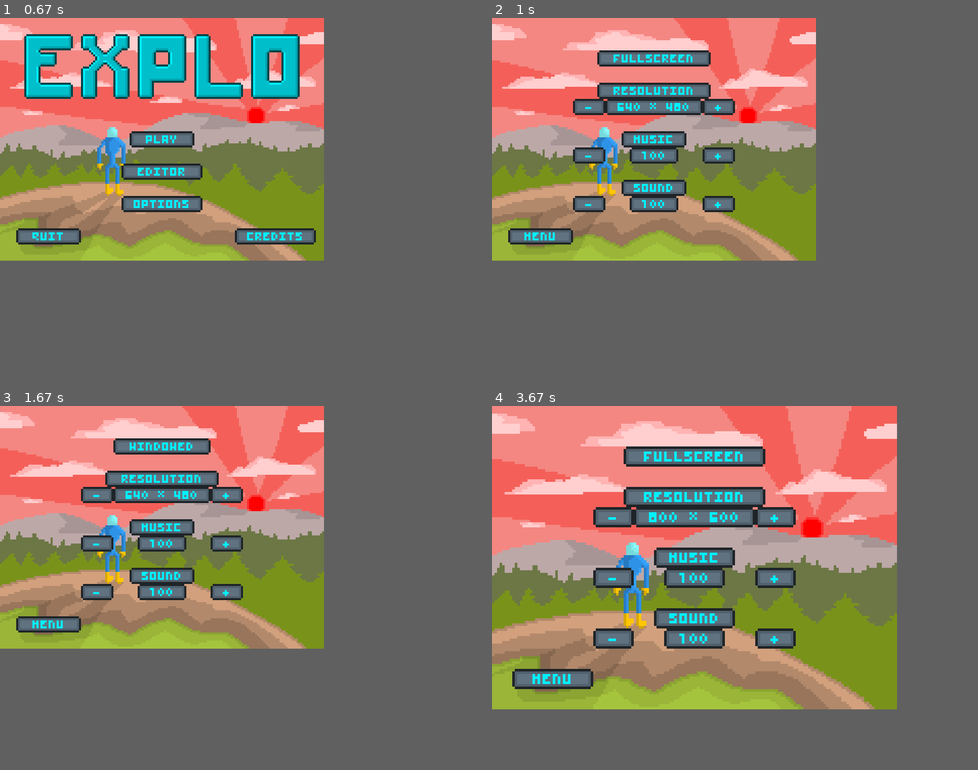
Above: before the commit, frames 1-4 (two rows, left to right).
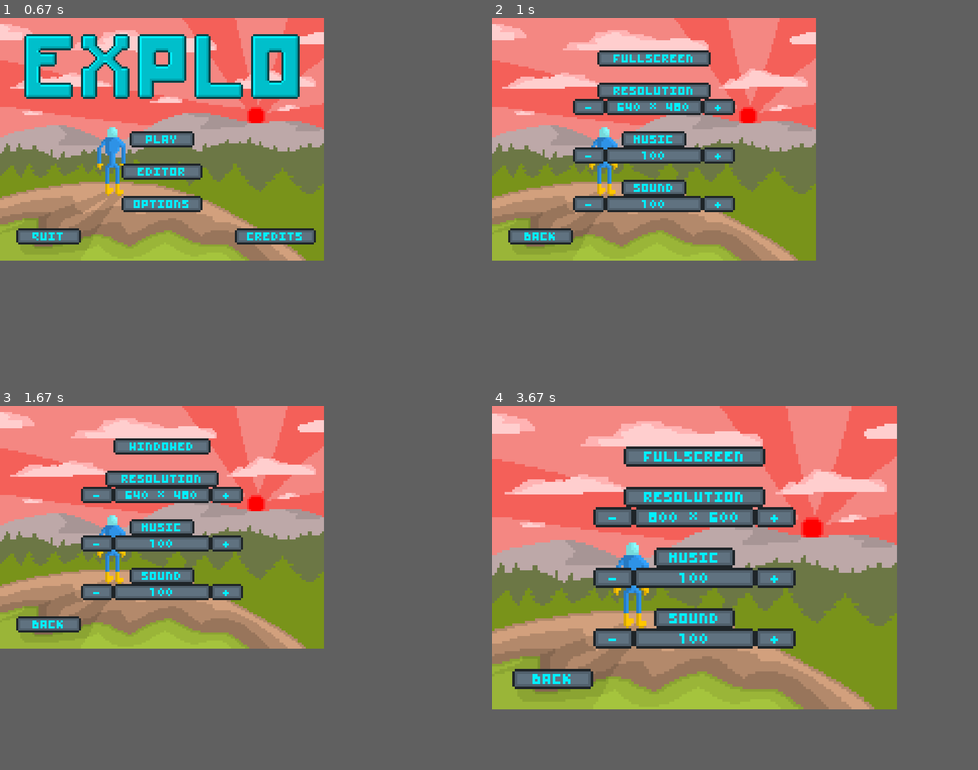
Above: after the commit, the same moments.

Repository: Panurb/explo
Game: pygame game, started from main.py
Same seed, same stepped clock (60 frames per second), same inputs: the game is played once before the commit and once after it.
Inputs (mouse positions are in pixels of both pictures, inside the frame that each line leads up to):
- Up to frame 1 (0.67 s): tap Enter at 0.33 s
- Up to frame 2 (1 s): click (623, 203) at 0.72 s
- Up to frame 3 (1.67 s): click (111, 446) at 1.55 s
- Up to frame 4 (3.67 s): press the mouse at (647, 617) at 2.37 s; move the mouse to (637, 533) at 2.47 s; release the mouse at (628, 449) at 2.6 s; press the mouse at (647, 617) at 3.2 s; move the mouse to (686, 551) at 3.3 s; release the mouse at (730, 489) at 3.43 s; press the mouse at (647, 617) at 3.53 s; move the mouse to (652, 537) at 3.63 s

Frame 1 is identical in both runs. In frame 2, 1.0% of the frame differs, in the area x 7-44%, y 35-62%; in frame 3, 1.0%; in frame 4, 1.5%, in the area x 8-55%, y 44-77%.

Commit message:
swim animation, more bugfixes

Diff:
--- a/data/lvl/world.txt
+++ b/data/lvl/world.txt
@@ -260,9 +260,9 @@
 G    GGGGGGGG^===^GG
 G      GGGGGG^===^GG
 G C     GGGGG^===^GG
-G         GGG^===^GG
-GGGG~~~~~~GGG^===^GG
-GGGG=======GG^======
+G  4      GGG=====GG
+GGGG~~~~~~GGG=====GG
+GGGG================
 GGGGG===============
 GGGGGG==============
 GGGGGGG=============
@@ -787,15 +787,15 @@
 MM               #MM
 MMMMMMMMMMMMMMMMMMMM
 MMMMMMMMMMMMMMMMMMMM
-
-
-
-
-
-
-
-
-
+MMM              MMM
+MMM              MMM
+MMM              MMM
+MMM~~~~~~~R------MMM
+MMM=======R______MMM
+MMM=======R______MMM
+MMM=======R______MMM
+MMMMMMMMMMMMMMMMMMMM
+MMMMMMMMMMMMMMMMMMMM
 
 (4, -4)
 III           =IIIII
@@ -1004,15 +1004,15 @@
 (8, 4)
 MMMMMMMMMMMMMMMMMMMM
 MMMMMMMMMMMMMMMMMMMM
-
-
-
-
-
-
-
-
-IIIIIII     IIIIIIII
+     MMMMMMMMM
+     MMMMMMMMM
+     MMMMMMMMM
+     M
+
+
+
+      f      I
+IIIIIII      IIIIIII
 
 --------------------
 ____________________
@@ -1930,7 +1930,7 @@
 M                 MM
 M                 MM
 M         C       MM
-M                 MM
+M        1        MM
 M       MMMMM     MM
 M     MMMMMMMMM   MM
 M     MMMMMMMMMMMMMM
--- a/editor.py
+++ b/editor.py
@@ -64,10 +64,10 @@
         self.object = 0
         self.category_text.set_string(self.category)
 
-    def input(self, lvl, input_hand):
+    def input(self, lvl, input_hand, img_hand):
         room = lvl.room(self.room_x, self.room_y)
         if input_hand.mouse_down[0]:
-            x, y = helpers.mouse_to_grid(input_hand.mouse_x, input_hand.mouse_y)
+            x, y = helpers.mouse_to_grid(input_hand.mouse_x, input_hand.mouse_y, img_hand.scale)
 
             # TODO: Remove objects according to object size
             room.remove_object(x, y)
@@ -77,7 +77,7 @@
             room.update_visuals()
 
         if input_hand.mouse_down[2]:
-            x, y = helpers.mouse_to_grid(input_hand.mouse_x, input_hand.mouse_y)
+            x, y = helpers.mouse_to_grid(input_hand.mouse_x, input_hand.mouse_y, img_hand.scale)
 
             room.remove_object(x, y)
             room.update_visuals()
--- a/enemy.py
+++ b/enemy.py
@@ -286,7 +286,7 @@
         height = 8 * helpers.SCALE
         super().__init__(x, y, width, height, 1, ['flyer'])
         self.group = gameobject.CollisionGroup.boss
-        self.speed = 0.5 * helpers.SCALE
+        self.speed = 1 * helpers.SCALE
         self.dx = self.speed
         self.gravity_scale = 0
 
--- a/gameloop.py
+++ b/gameloop.py
@@ -137,7 +137,7 @@
                 self.editor = editor.Editor(self.level.player.room_x,
                                             self.level.player.room_y)
             try:
-                self.editor.input(self.level, self.input_hand)
+                self.editor.input(self.level, self.input_hand, self.img_hand)
                 room = self.level.room(self.editor.room_x, self.editor.room_y)
                 room.draw(self.screen, self.img_hand)
                 if room.music:
@@ -148,8 +148,8 @@
 
             self.editor.draw(self.screen, self.img_hand)
         elif self.state is State.level_end:
-            text = textbox.Textbox('YOU WON\\\\TIME    ' + helpers.frames_to_time(self.level.player.time) + '\\\\DEATHS    ' + str(self.level.player.deaths),
-                                   0.5 * helpers.SCREEN_WIDTH, 0.2 * helpers.SCREEN_HEIGHT)
+            text = textbox.Textbox('YOU WON\\TIME    ' + helpers.frames_to_time(self.level.player.time) + '\\DEATHS    ' + str(self.level.player.deaths) + '\\\\PRESS ENTER',
+                                   0.5 * helpers.SCREEN_WIDTH, 0.4 * helpers.SCREEN_HEIGHT)
             text.draw(self.screen, self.img_hand)
         elif self.state is State.credits:
             self.state = self.credits.input(self.input_hand)
@@ -181,9 +181,10 @@
                 self.state = State.menu
             elif self.state is State.level_creation:
                 self.state = State.editor_select
-            elif self.state is State.level_end:
-                self.state = State.menu
             elif self.state is State.editor_play:
                 self.level.room(self.level.player.room_x,
                                 self.level.player.room_y).reset()
                 self.state = State.editor
+        elif self.input_hand.keys_pressed[pygame.K_RETURN]:
+            if self.state is State.level_end:
+                self.state = State.menu
--- a/gameobject.py
+++ b/gameobject.py
@@ -33,7 +33,7 @@
 #
 #           p   b   e   w   d   c   s   b
 # player    0   0   0   0   0   0   1   0
-# bullets   0   0   0   0   0   0   0   0
+# bullets   0   0   0  0.5  0   0   0   0
 # enemies   0   0   0  0.5  0   0   1   1
 # walls     0   0   0   1   0   0   0   1
 # debris    0   0   0   0   0   0   0   0
@@ -42,7 +42,7 @@
 # boss      1   0   1   1   0   0   1   0
 
 BOUNCE_MATRIX = [[0, 0, 0, 0, 0, 0, 1, 0],
-                 [0, 0, 0, 0, 0, 0, 0, 0],
+                 [0, 0, 0, 0.5, 0, 0, 0, 0],
                  [0, 0, 0, 0.5, 0, 0, 1, 1],
                  [0, 0, 0, 1, 0, 0, 0, 0],
                  [0, 0, 0, 0, 0, 0, 1, 0],
@@ -292,7 +292,7 @@
             else:
                 bounce_scale = self.bounce_scale(c)
 
-            if abs(relative_vel) > helpers.SCALE:
+            if abs(relative_vel) >= helpers.SCALE:
                 if c.group is not CollisionGroup.springs:
                     self.sounds.add('bump')
 
--- a/helpers.py
+++ b/helpers.py
@@ -67,9 +67,11 @@
     return dx, dy
 
 
-def mouse_to_grid(mouse_x, mouse_y):
-    x = mouse_x - mouse_x % TILE_SIZE
-    y = mouse_y - mouse_y % TILE_SIZE
+def mouse_to_grid(mouse_x, mouse_y, scale):
+    x = int(mouse_x * SCALE / scale)
+    y = int(mouse_y * SCALE / scale)
+    x -= x % TILE_SIZE
+    y -= y % TILE_SIZE
 
     return x, y
 
@@ -81,6 +83,6 @@
     m = int(s // 60 - h * 60)
     s = int(s - m * 60)
 
-    time = str(h) + ' - ' + str(m) + ' - ' + str(s)
+    time = str(h) + ':' + str(m) + ':' + str(s)
 
     return time
--- a/imagehandler.py
+++ b/imagehandler.py
@@ -86,7 +86,7 @@
     'chars': [
         ['upper_case', 26],
         ['lower_case', 26],
-        ['numbers', 13]
+        ['numbers', 14]
     ],
     'chaser': [
         ['idle', 8],
@@ -176,7 +176,8 @@
         ['gun_up', 8],
         ['gun_crouch', 1],
         ['gun_crouch_attack', 3],
-        ['gun_wall_hug', 1]
+        ['gun_wall_hug', 1],
+        ['swim', 6]
     ],
     'player_gibs': [
         ['head', 1],
@@ -191,7 +192,16 @@
         ['jump', 3],
         ['climb', 6],
         ['wall_hug', 1],
-        ['explode', 1]
+        ['explode', 1],
+        ['gun_idle', 1],
+        ['gun_walk', 1],
+        ['gun_jump', 1],
+        ['gun_attack', 1],
+        ['gun_up', 1],
+        ['gun_crouch', 1],
+        ['gun_crouch_attack', 1],
+        ['gun_wall_hug', 1],
+        ['swim', 6]
     ],
     'powerup': [
         ['idle', 8]
--- a/menu.py
+++ b/menu.py
@@ -85,7 +85,7 @@
         super().__init__(gameloop.State.level_select)
         self.add_button(-7, 13, ButtonType.menu, 'BACK')
 
-        dy = 2
+        dy = 1
         for filename in os.listdir('data/lvl'):
             self.add_button(0, dy, ButtonType.level, filename.replace('.txt', ''))
             dy += 2
@@ -99,7 +99,7 @@
         self.buttons = []
         self.add_button(-7, 13, ButtonType.menu, 'BACK')
 
-        dy = 2
+        dy = 1
         for filename in os.listdir('data/lvl'):
             self.add_button(0, dy, ButtonType.level, filename.replace('.txt', ''))
             dy += 2
@@ -137,9 +137,9 @@
 class EditorSelectMenu(Menu):
     def __init__(self):
         super().__init__(gameloop.State.editor_select)
-        self.add_button(-7, 13, ButtonType.menu)
+        self.add_button(-7, 13, ButtonType.menu, 'BACK')
         self.add_button(7, 13, ButtonType.new)
-        dy = 2
+        dy = 1
         for filename in os.listdir('data/lvl'):
             self.add_button(0, dy, ButtonType.edit, filename.replace('.txt', ''))
             dy += 2
@@ -153,7 +153,7 @@
         self.buttons = []
         self.add_button(-7, 13, ButtonType.menu)
         self.add_button(7, 13, ButtonType.new)
-        dy = 2
+        dy = 1
         for filename in os.listdir('data/lvl'):
             self.add_button(0, dy, ButtonType.edit, filename.replace('.txt', ''))
             dy += 2
@@ -192,7 +192,7 @@
 class LevelCreationMenu(Menu):
     def __init__(self):
         super().__init__(gameloop.State.level_creation)
-        self.input_name = TextInput(0, 6)
+        self.input_name = TextInput(0, 6, 9)
         self.add_button(7, 13, ButtonType.create)
         self.add_button(-7, 13, ButtonType.editor, 'BACK')
         self.bg_sprite = animatedsprite.AnimatedSprite('image')
@@ -236,7 +236,7 @@
         self.sliders = [Slider(0, 5, SliderType.resolution),
                         Slider(0, 8, SliderType.music),
                         Slider(0, 11, SliderType.sound)]
-        self.add_button(-7, 13, ButtonType.menu)
+        self.add_button(-7, 13, ButtonType.menu, 'BACK')
 
     def draw(self, screen, img_hand):
         self.bg_sprite.draw(screen, img_hand)
@@ -267,14 +267,13 @@
         if slider_type is SliderType.resolution:
             self.values = [(helpers.ROOM_WIDTH * 8 * x, helpers.ROOM_HEIGHT * 8 * x) for x in range(4, 10)]
             val_str = str(self.values[self.val]).strip('()').replace(',', ' *')
-            self.txtbox = TextInput(x, y, val_str)
+            self.txtbox = TextInput(x, y, 6, val_str)
         else:
             self.values = range(0, 110, 10)
             self.val = len(self.values) - 1
-            self.txtbox = TextInput(x, y, str(self.values[self.val]))
-
-        self.title = TextInput(x, y - 1, slider_type.name)
-        #self.title = Button(x, y - 1, None, slider_type.name)
+            self.txtbox = TextInput(x, y, 6, str(self.values[self.val]))
+
+        self.title = TextInput(x, y - 1, None, slider_type.name)
 
     def draw(self, screen, img_hand):
         self.button_up.draw(screen, img_hand)
@@ -379,16 +378,15 @@
 
 
 class TextInput(Button):
-    def __init__(self, x, y, text=''):
-        super().__init__(x, y, None, 'asdfghjklm')
+    def __init__(self, x, y, width=None, text=''):
+        super().__init__(x, y, None, 'asd')
         self.x = x + 0.5 * helpers.SCREEN_WIDTH - 16 * helpers.SCALE
         self.y = y * helpers.TILE_SIZE
-        self.txtbox = textbox.Textbox(text, x + 0.5 * helpers.SCREEN_WIDTH, self.y)
-        self.max_length = 12
-
-    def draw(self, screen, img_hand):
-        super().draw(screen, img_hand)
-        self.txtbox.draw(screen, img_hand)
+        self.txtbox = textbox.Textbox(text, x + 0.5 * helpers.SCREEN_WIDTH, self.y, width, 1)
+        self.max_length = 15
+
+    def draw(self, screen, img_hand):
+        super().draw(screen, img_hand)
         self.txtbox.draw(screen, img_hand)
 
     def input(self, input_hand):
@@ -409,7 +407,7 @@
         self.bg_sprite = animatedsprite.AnimatedSprite('image')
         self.bg_sprite.play('menu')
 
-        text = 'PROGRAMMING\\PANU KESKINEN\\ART\\PANU KESKINEN\\MUSIC\\PANU KESKINEN\\\\'
+        text = 'PROGRAMMING\\PANU KESKINEN\\ART\\PANU KESKINEN\\MUSIC AND SOUND\\PANU KESKINEN\\\\'
         text += 'SOFTWARE USED\\PYTHON 3    PYGAME    PY2EXE\\GIMP    ABLETON    BFXR'
         self.text = textbox.Textbox(text, 0.5 * helpers.SCREEN_WIDTH, helpers.TILE_SIZE)
 
--- a/player.py
+++ b/player.py
@@ -28,6 +28,7 @@
 BULLET_SPEED = 4 * helpers.SCALE
 WATER_SPEED = 0.6 * helpers.SCALE
 WATER_FRICTION = 0.05 * helpers.SCALE
+SWIM_HEIGHT = -1.75 * helpers.SCALE
 
 
 class WeaponMod(enum.Enum):
@@ -348,6 +349,10 @@
             self.dy = DOUBLE_JUMP_HEIGHT
             self.jump_count = 2
             self.jump_buffer = False
+        elif self.submerged:
+            self.dy = SWIM_HEIGHT
+            self.jump_count = 0
+            self.jump_buffer = False
         else:
             return
 
@@ -512,7 +517,9 @@
                     sprite_body.flip()
 
             # BODY
-            if self.climbing_ladder:
+            if self.submerged:
+                sprite_body.play('swim')
+            elif self.climbing_ladder:
                 if abs(self.dy) == LADDER_SPEED:
                     sprite_body.play('climb')
                 else:
@@ -574,10 +581,7 @@
 
             # LEGS
             if self.submerged:
-                if self.dy < -1 * helpers.SCALE:
-                    sprite_legs.play('jump')
-                else:
-                    sprite_legs.show_frame('jump', 0)
+                sprite_legs.play('swim')
             elif self.ground_collision:
                 if self.crouched:
                     sprite_legs.play('crouch')
@@ -615,7 +619,7 @@
         sprite_legs.animate()
 
     def attack(self, up=False):
-        if not self.abilities[Ability.gun] or self.climbing_ladder:
+        if not self.abilities[Ability.gun] or self.climbing_ladder or self.submerged:
             return
 
         if self.attack_buffer and self.cooldown == 0:
@@ -696,7 +700,7 @@
                     WeaponMod.triple]
 
     def crouch(self):
-        if self.ground_collision and not self.crouched:
+        if self.ground_collision and not self.crouched and not self.submerged:
             self.collider.height = CROUCHED_HEIGHT
             self.collider.y += HEIGHT - CROUCHED_HEIGHT
             self.y = self.collider.y
@@ -708,7 +712,7 @@
             self.collider.y -= HEIGHT - CROUCHED_HEIGHT
             self.y = self.collider.y
             for c in self.get_collisions(room):
-                if self.collides_with(c):
+                if self.collides_with(c) and type(c) is not tile.Spike:
                     self.collider.height = CROUCHED_HEIGHT
                     self.collider.y += HEIGHT - CROUCHED_HEIGHT
                     self.y = self.collider.y
--- a/textbox.py
+++ b/textbox.py
@@ -4,13 +4,15 @@
 
 UPPER_CASE = 'ABCDEFGHIJKLMNOPQRSTUVWXYZ'
 LOWER_CASE = 'abcdefghijklmnopqrstuvwxyz'
-NUMBERS = '1234567890-+*'
+NUMBERS = '1234567890-+*:'
 
 
 class Textbox:
-    def __init__(self, string, x=0.5*helpers.SCREEN_WIDTH, y=0.5*helpers.SCREEN_HEIGHT):
+    def __init__(self, string, x=0.5*helpers.SCREEN_WIDTH, y=0.5*helpers.SCREEN_HEIGHT, width=None, height=None):
         self.x = x
         self.y = y
+        self.width = width
+        self.height = height
         self.chars = []
         self.time = -1
         self.string = string
@@ -20,12 +22,18 @@
         self.update_sprites()
 
     def update_sprites(self):
-        rows = self.string.split('\\')
-        width = 0
-        for row in rows:
-            width = max(width, len(row))
-        width = int(width / 2 + 2)
-        height = len(rows)
+        if self.width:
+            width = self.width
+        else:
+            rows = self.string.split('\\')
+            width = 0
+            for row in rows:
+                width = max(width, len(row))
+            width = int(width / 2 + 2)
+        if self.height:
+            height = self.height
+        else:
+            height = len(rows)
 
         self.sprites = []
         for i in range(width):
@@ -115,7 +123,7 @@
             self.set_string('')
 
     def draw(self, screen, img_hand):
-        if self.string:
+        if self.string or (self.width and self.height):
             for s in self.sprites:
                 s.draw(screen, img_hand)
         for char in self.chars:
Binary file changed: data/img/chars.png
Binary file changed: data/img/player_body.png
Binary file changed: data/img/player_legs.png
Not shown, changed: data/img/wip/chars.xcf
Not shown, changed: data/img/wip/player.xcf
